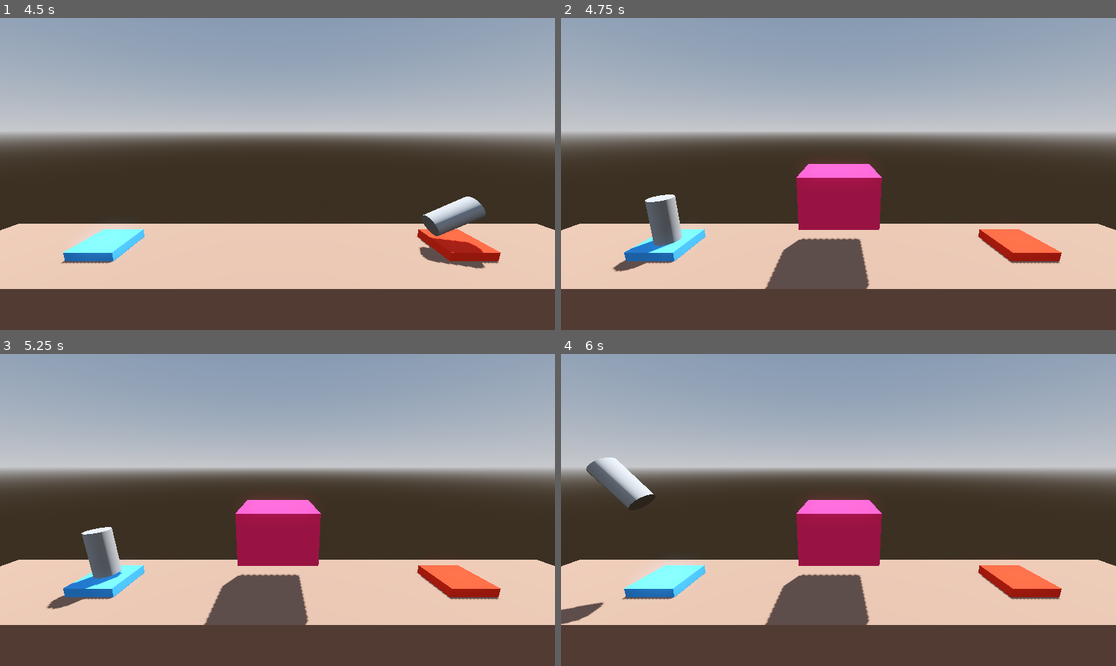
Above: before the commit, frames 1-4 (two rows, left to right).
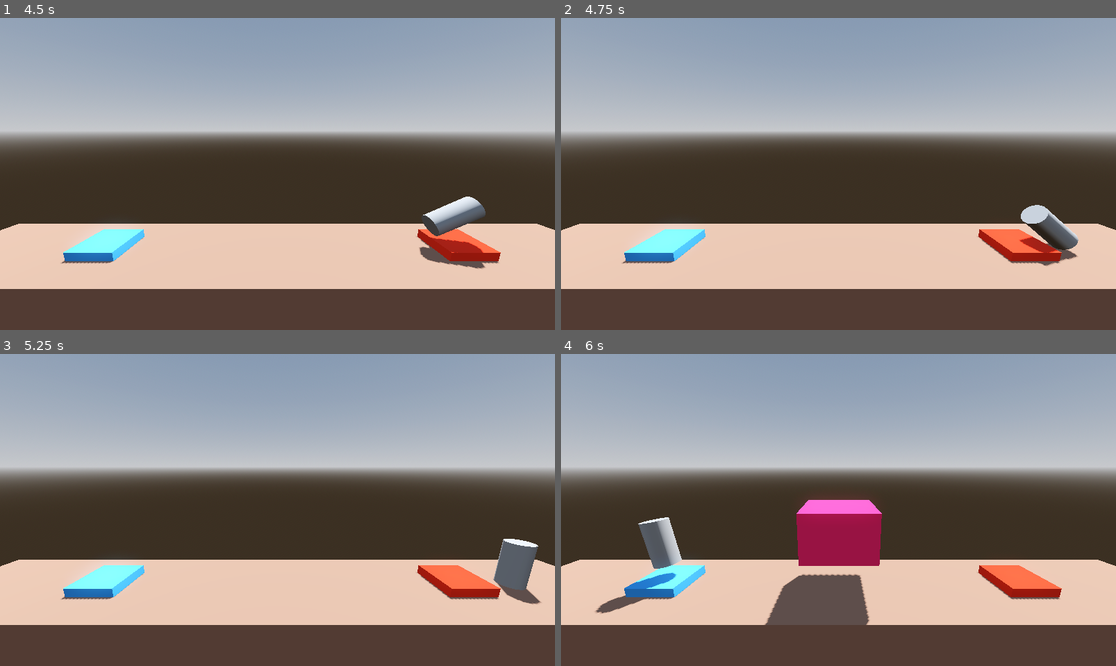
Above: after the commit, the same moments.

Repository: pyxn/godot-project-boost
Game: Godot game, scene res://Scenes/Level/level_01.tscn
Two runs of this game, one before a commit and one after it. Both use one fixed random seed, a clock stepped at 60 frames per second and the inputs below.
Inputs:
- Up to frame 1 (4.5 s): tap Enter at 0.5 s; hold D (rotate_right) 0.53-1.28 s; hold Space (boost) 0.53-1.28 s; hold A (rotate_left) 1.28-2.03 s; tap Space (boost) at 1.35, 2.85, 4.35 s; hold Space (boost) 2.03-2.78 s; hold D (rotate_right) 2.03-3.53 s; hold Space (boost) 3.53-4.28 s; hold A (rotate_left) from 3.53 s (still down)
- Up to frame 2 (4.75 s): keep holding A (rotate_left)
- Up to frame 3 (5.25 s): keep holding A (rotate_left); hold Space (boost) from 5.03 s (still down)
- Up to frame 4 (6 s): release A (rotate_left) at 5.78 s; release Space (boost) at 5.78 s; hold D (rotate_right) from 5.78 s (still down); tap Space (boost) at 5.85 s

Frame 1 is identical in both runs. In frame 2, 7.8% of the frame differs, in the area x 9-94%, y 46-87%; in frame 3, 8.0%, in the area x 8-98%, y 46-87%; in frame 4, 2.4%.

Commit message:
add tween to delay scene transition

Diff:
--- a/Scripts/Player.gd
+++ b/Scripts/Player.gd
@@ -3,6 +3,7 @@
 ## How much vertical force to apply when moving
 @export_range(750, 3000) var thrust: float = 1000.00
 @export var torque_thrust: float = 100.00
+var is_transitioning: bool = false
 
 # Called every frame. 'delta' is the elapsed time since the previous frame.
 func _process(delta: float) -> void:
@@ -16,16 +17,25 @@
 		apply_torque(Vector3(0.0, 0.0, -torque_thrust * delta))
 
 func _on_body_entered(body: Node) -> void:
-	if "Goal" in body.get_groups():
-		complete_level(body.file_path)
+	if is_transitioning == false:
+		if "Goal" in body.get_groups():
+			complete_level(body.file_path)
 
-	if "Hazard" in body.get_groups():
-		crash_sequence()
+		if "Hazard" in body.get_groups():
+			crash_sequence()
 
 func crash_sequence() -> void:
 	print("Kaboom")
-	get_tree().reload_current_scene()
+	set_process(false)
+	is_transitioning = true
+	var tween = create_tween()
+	tween.tween_interval(1.0)
+	tween.tween_callback(get_tree().reload_current_scene)
 
 func complete_level (next_level_file: String) -> void:
 	print("Level complete.")
-	get_tree().change_scene_to_file(next_level_file)
+	set_process(false)
+	is_transitioning = true
+	var tween = create_tween()
+	tween.tween_interval(1.0)
+	tween.tween_callback(get_tree().change_scene_to_file.bind(next_level_file))
